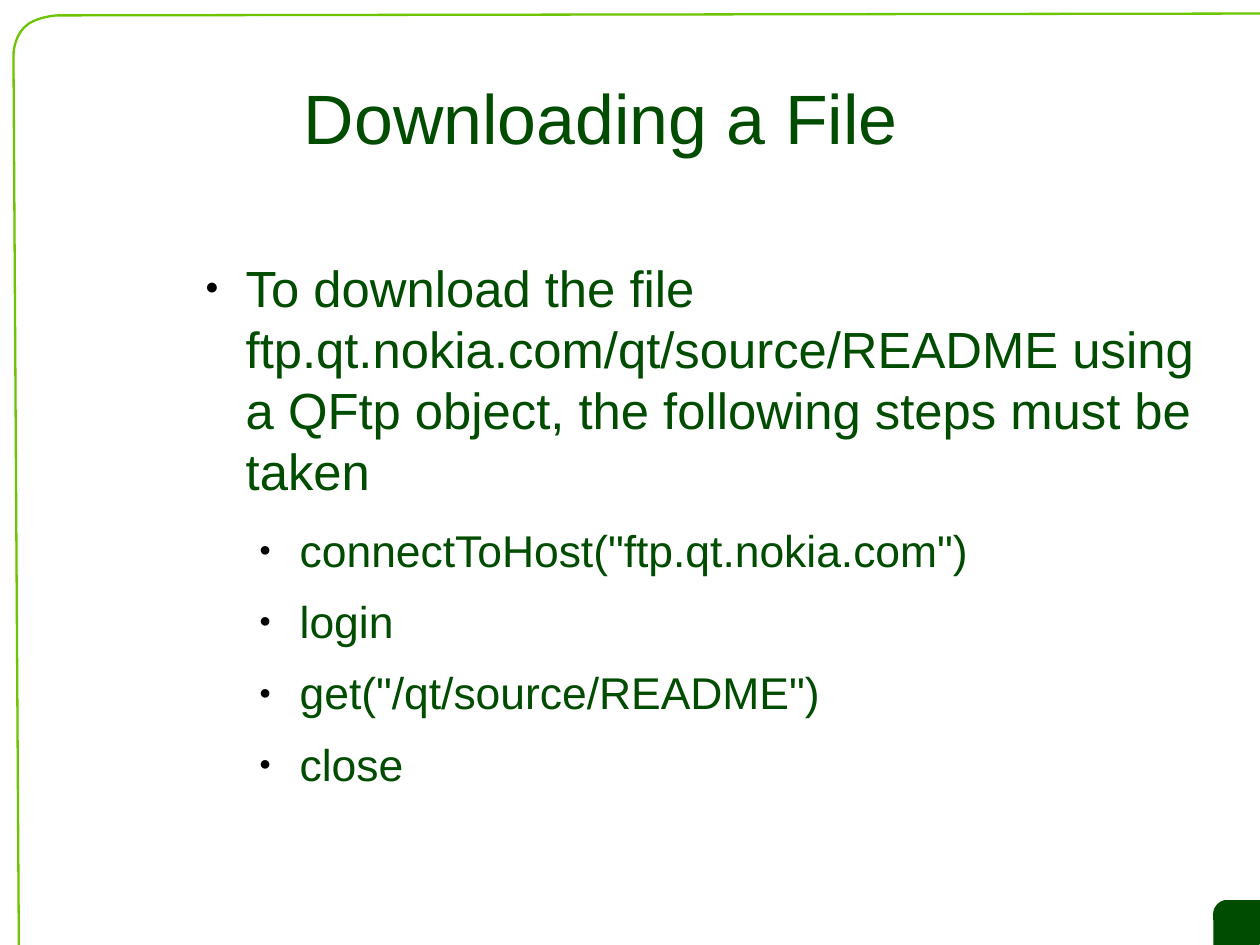
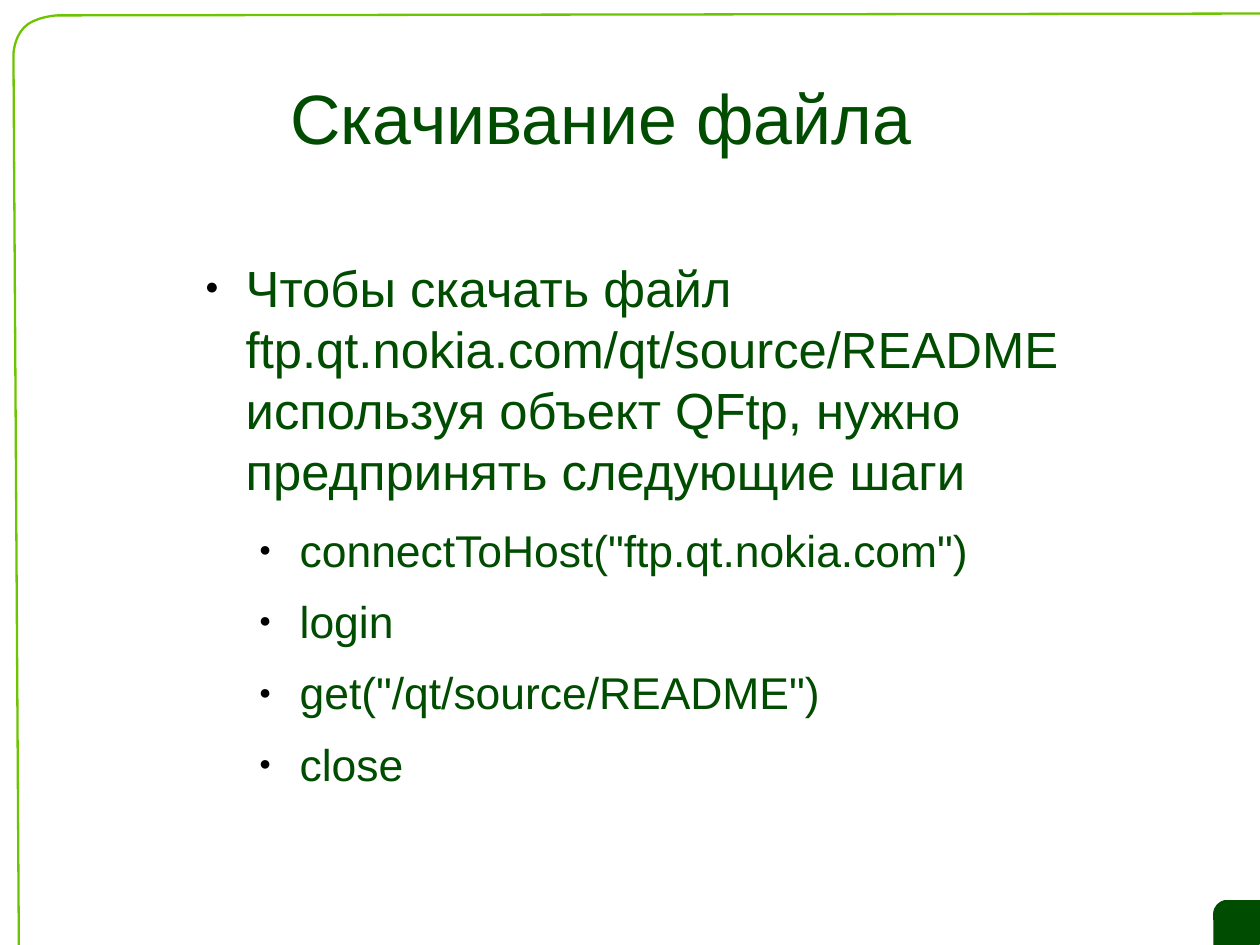
Before and after one commit to saa/qecm, a slide deck: slide 35 of L10/L10 Slides.odp. Drawn at 1260x945 pixels with LibreOffice and Linux fonts; fonts in the diff are those of the drawing; background and template pictures are left out. Boxes give left, top, right and bottom in pixels: in the first picture for what was removed or moved away, otherwise in the second. Text is boxed around its words. In the diff, an @@ line names an element or a change of style, - is before the commit and + after.

```diff
--- a/L10/L10 Slides.odp
+++ b/L10/L10 Slides.odp
@@ title at <box>290,92,911,157</box>: text changed @@
-Downloading a File
+Скачивание файла
@@ text at <box>246,269,1059,500</box>: text changed @@
-● To download the file ftp.qt.nokia.com/qt/source/README using a QFtp object, the following steps must be taken
+● Чтобы скачать файл ftp.qt.nokia.com/qt/source/README используя объект QFtp, нужно предпринять следующие шаги
```
Also in this commit, not shown: 32 other slides changed, 16 slides added, 16 slides removed.
